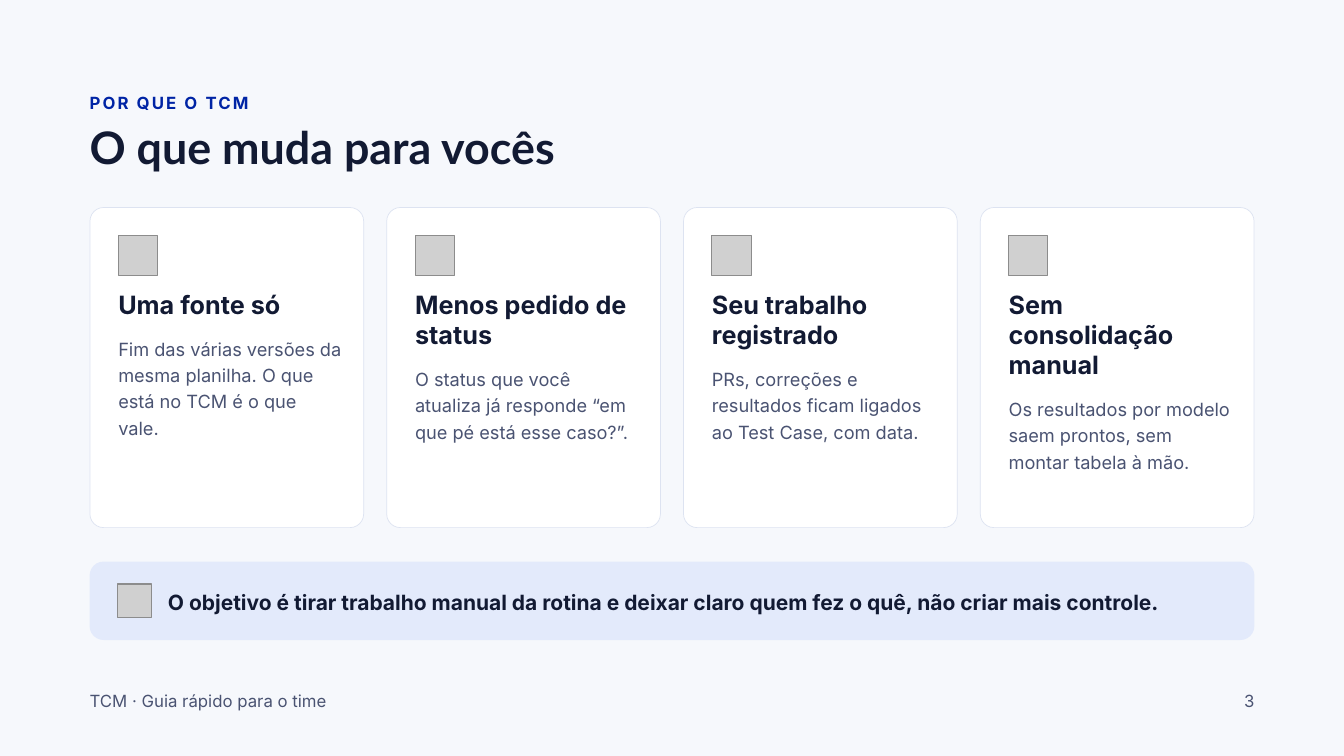
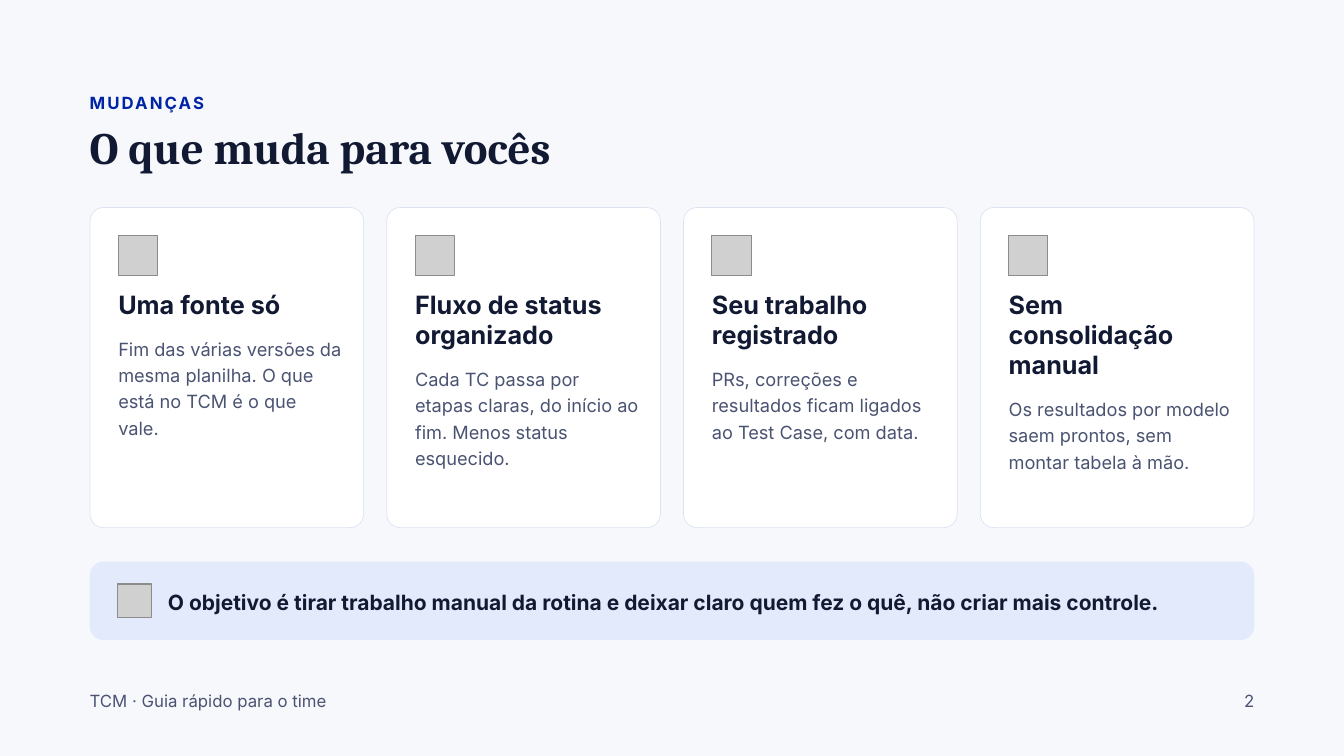
Before and after one commit to acarolinelais/tcm, a slide deck: slide 2 of docs/apresentacoes/tcm-guia-do-time.pptx (slide 3 before the commit). Drawn at 1344x756 pixels with LibreOffice and Linux fonts; fonts in the diff are those of the drawing; grey boxes stand for pictures. Boxes give left, top, right and bottom in pixels: in the first picture for what was removed or moved away, otherwise in the second. Text is boxed around its words. In the diff, an @@ line names an element or a change of style, - is before the commit and + after.

Commit message:
docs(apresentacoes): atualiza o pptx do guia do time

```diff
--- a/docs/apresentacoes/tcm-guia-do-time.pptx
+++ b/docs/apresentacoes/tcm-guia-do-time.pptx
@@ text at [103, 96, 116, 109]: text changed @@
-POR QUE O TCM
+MUDANÇAS
@@ title "O que muda para vocês" at [90, 132, 551, 174]: font Lato to Cambria @@
@@ text at [415, 295, 602, 349]: text changed @@
-Menos pedido de status
+Fluxo de status
+organizado
@@ text at [415, 372, 638, 469]: text changed @@
-O status que você atualiza já responde “em que pé está esse caso?”.
+Cada TC passa por etapas claras, do início ao fim. Menos status esquecido.
@@ text at [1244, 694, 1254, 707]: text changed @@
-3
+2
```
Also in this commit, not shown: 10 other slides changed.
